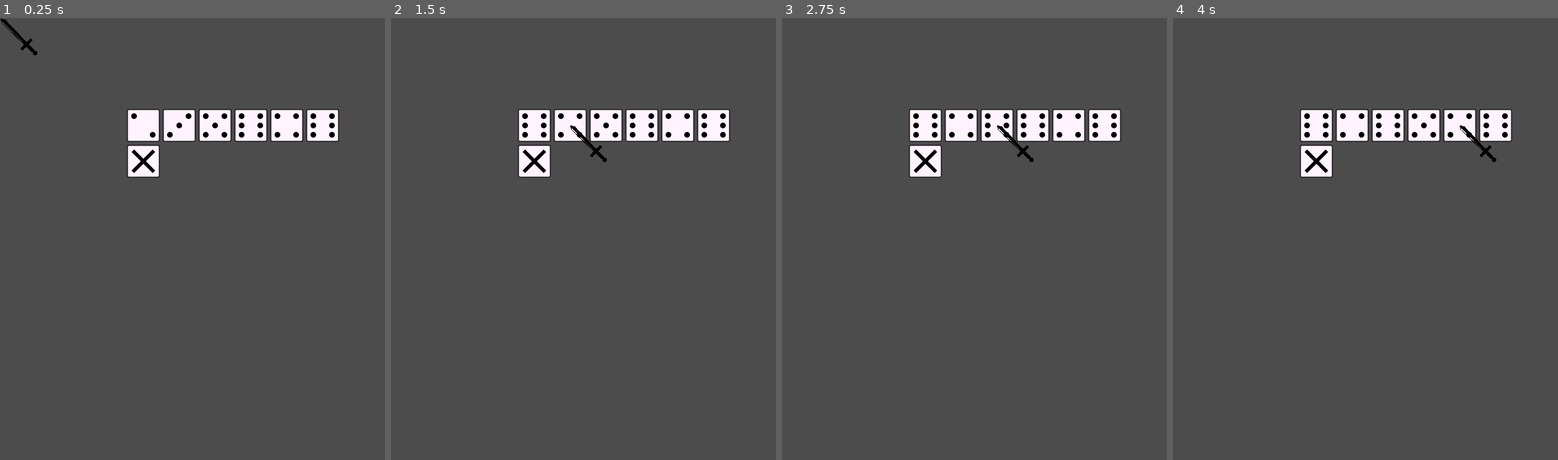
Above: before the commit, frames 1-4 (left to right).
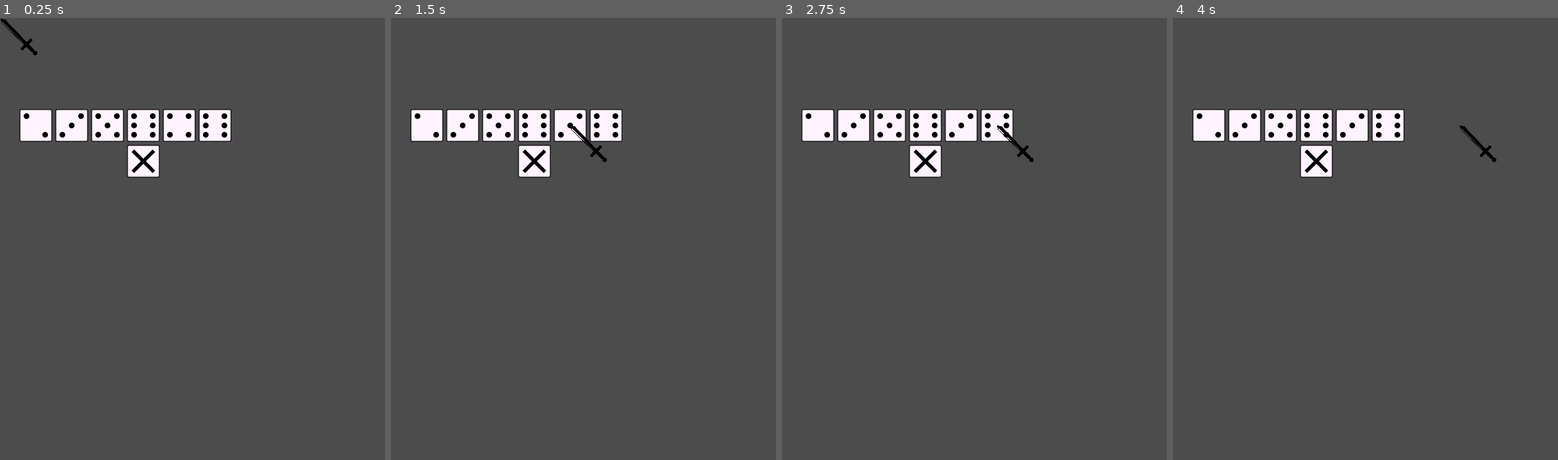
Above: after the commit, the same moments.

Repository: mraich/lantern
Game: Godot game, scene res://scenes/world.tscn
The game is run twice, just before and just after one commit, with the same random seed, the same clock (stepped at 60 frames per second) and the same inputs.
Inputs (mouse positions are in pixels of both pictures, inside the frame that each line leads up to):
- Up to frame 1 (0.25 s): no input
- Up to frame 2 (1.5 s): tap Enter at 0.5 s; move the mouse to (533, 124) at 0.52 s; hold Right mouse button (right_click) 0.53-1.28 s; click (533, 124) at 0.67 s; tap Space at 1.25 s; move the mouse to (571, 124) at 1.27 s; right-click (571, 124) at 1.35 s; click (571, 124) at 1.42 s
- Up to frame 3 (2.75 s): tap Enter at 2 s; move the mouse to (997, 124) at 2.02 s; hold Right mouse button (right_click) from 2.03 s (still down); click (997, 124) at 2.17 s
- Up to frame 4 (4 s): tap Space at 2.75 s; move the mouse to (1423, 124) at 2.77 s; release Right mouse button (right_click) at 2.78 s; right-click (1423, 124) at 2.85 s; click (1423, 124) at 2.92 s; tap Enter at 3.5 s; move the mouse to (1457, 124) at 3.52 s; hold Right mouse button (right_click) from 3.53 s (still down); click (1457, 124) at 3.67 s

The runs differ from the first frame. In frame 1, 3.9% of the frame differs, in the area x 5-89%, y 20-29%; in frame 2, 3.9%; in frame 3, 3.8%; in frame 4, 3.8%.

Commit message:
DiceContainer:: A kockák középre rendezése a DiceContainer-nek megadott pozícióhoz képest.

Diff:
--- a/scripts/container/dice_container.gd
+++ b/scripts/container/dice_container.gd
@@ -22,6 +22,13 @@
 		dice.connect("on_value_changed", self, "_on_dice_value_changed")
 
 		add_child(dice)
+
+	# Correcting the position of the dices to have them
+	# to be arranged in the center of the given position
+	# for the DiceContainer.
+	var offsetX = -next_position / 2
+	for dice in dices:
+		dice.position.x += offsetX
 	pass
 
 func _on_dice_value_changed(var dice):
